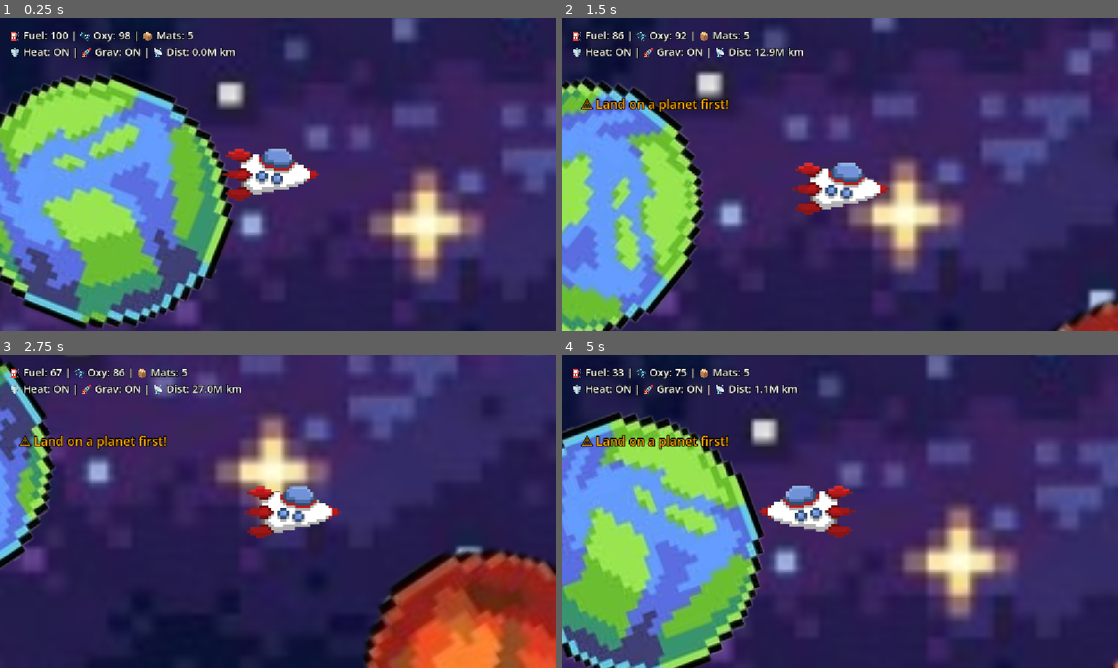
Above: before the commit, frames 1-4 (two rows, left to right).
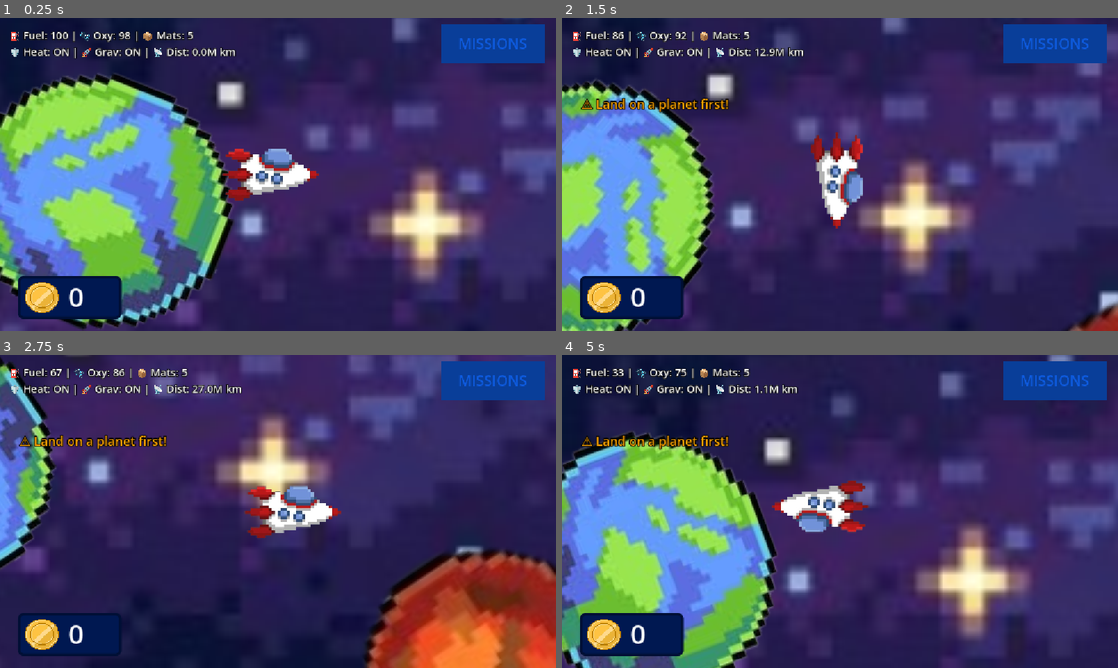
Above: after the commit, the same moments.

Repository: semvgo/nasa-project
Game: Godot game, scene res://espacio inicio.tscn
The game is run twice, just before and just after one commit, with the same random seed, the same clock (stepped at 60 frames per second) and the same inputs. Before the commit the project has no main scene; this scene is started directly in both runs.
Inputs:
- Up to frame 1 (0.25 s): no input
- Up to frame 2 (1.5 s): tap Enter (ui_accept) at 0.5, 0.77, 1.07 s; hold D 0.53-1.28 s; hold C 0.53-1.28 s; tap Space (ui_select) at 0.6 s; hold S from 1.28 s (still down); tap C at 1.35 s
- Up to frame 3 (2.75 s): tap Enter (ui_accept) at 1.52, 1.55, 1.82, 2.1 s; release S at 2.03 s; hold D from 2.03 s (still down); tap Space (ui_select) at 2.3 s
- Up to frame 4 (5 s): release D at 2.78 s; hold W 2.78-3.53 s; tap Space (ui_select) at 2.85, 4.55 s; tap Enter (ui_accept) at 3.02, 3.32, 3.77, 3.8, 4.07, 4.52, 4.82 s; tap C at 3.05 s; hold C 3.53-4.28 s; hold A from 3.53 s (still down); tap R at 4.35 s

The runs differ from the first frame. In frame 1, 4.9% of the frame differs, in the area x 3-98%, y 2-97%; in frame 2, 24%; in frame 3, 5.1%; in frame 4, 38%, in the area x 0-100%, y 0-100%.
Error after the commit: Invalid access to property or key 'pressed' on a base object of type 'null instance'. (res://misiones.gd:4)

Commit message:
ffffffff

Diff:
--- a/espacio inicio.tscn
+++ b/espacio inicio.tscn
@@ -1,15 +1,16 @@
 [gd_scene format=3 uid="uid://8ns1g0142bjf"]
 
-[ext_resource type="Script" uid="uid://df7na5bg3dtay" path="res://global.gd" id="1_84ekw"]
 [ext_resource type="Texture2D" uid="uid://dexkih6rdl2hv" path="res://Captura de pantalla 2026-11-14 123957.png" id="1_eudrk"]
+[ext_resource type="Script" uid="uid://bt7kwkkiabukr" path="res://misiones.gd" id="1_xbd3h"]
 [ext_resource type="Texture2D" uid="uid://ddr26gmchbkyy" path="res://ca18a14b-2491-497e-aa3d-37bb11d17aa6-removebg-preview.png" id="2_aaghl"]
 [ext_resource type="Script" uid="uid://23f6aepkp7qb" path="res://tierra.gd" id="3_84ekw"]
 [ext_resource type="Texture2D" uid="uid://coufm3imbhxt5" path="res://Captura_de_pantalla_2026-11-14_130148-removebg-preview.png" id="4_xbd3h"]
 [ext_resource type="Texture2D" uid="uid://bdvkyfuujh4ej" path="res://Captura_de_pantalla_2026-11-14_130152-removebg-preview.png" id="5_csiac"]
 [ext_resource type="Texture2D" uid="uid://bc2e03yvkp40f" path="res://Captura_de_pantalla_2026-11-14_130155-removebg-preview.png" id="6_o64lj"]
 [ext_resource type="Texture2D" uid="uid://dkvq6pkelob3n" path="res://images-removebg-preview.png" id="7_1dmnw"]
-[ext_resource type="Script" uid="uid://br5tsyha71hv1" path="res://cohete.gd" id="8_ckb12"]
 [ext_resource type="Script" uid="uid://b6t1655b31tqm" path="res://jugador.gd" id="9_aaghl"]
+[ext_resource type="PackedScene" uid="uid://bvbqqhbucextk" path="res://monedas.tscn" id="10_84ekw"]
+[ext_resource type="PackedScene" uid="uid://dcqbiqanustmu" path="res://misiones.tscn" id="11_csiac"]
 
 [sub_resource type="CircleShape2D" id="CircleShape2D_5m0q7"]
 radius = 81.601845
@@ -27,7 +28,7 @@
 radius = 95.33633
 
 [node name="Node2D" type="Node2D" unique_id=1583194616]
-script = ExtResource("1_84ekw")
+script = ExtResource("1_xbd3h")
 
 [node name="espacio" type="Sprite2D" parent="." unique_id=135528357]
 position = Vector2(56, 15)
@@ -105,11 +106,14 @@
 text = "ATERRIZAJE presione enter
 "
 
+[node name="CollisionShape2D" type="CollisionShape2D" parent="jugador" unique_id=1514579472]
+position = Vector2(773.00006, -168)
+shape = SubResource("CircleShape2D_75x0k")
+
 [node name="Cohete" type="Sprite2D" parent="jugador" unique_id=2092753215]
 position = Vector2(739.99994, -195)
 scale = Vector2(1.3680001, 1.237)
 texture = ExtResource("7_1dmnw")
-script = ExtResource("8_ckb12")
 
 [node name="Camera2D" type="Camera2D" parent="jugador/Cohete" unique_id=72322834]
 position = Vector2(19.736816, 32.33618)
@@ -118,6 +122,21 @@
 position_smoothing_enabled = true
 rotation_smoothing_enabled = true
 
-[node name="CollisionShape2D" type="CollisionShape2D" parent="jugador" unique_id=1514579472]
-position = Vector2(773.00006, -168)
-shape = SubResource("CircleShape2D_75x0k")
+[node name="CanvasLayer" type="CanvasLayer" parent="." unique_id=1672764826]
+script = ExtResource("1_xbd3h")
+
+[node name="monedas" parent="CanvasLayer" unique_id=1234667235 instance=ExtResource("10_84ekw")]
+offset_left = 131.0
+offset_top = 537.0
+offset_right = 131.0
+offset_bottom = 537.0
+scale = Vector2(1.112697, 1.0520697)
+pivot_offset = Vector2(831.60376, 48.18182)
+script = ExtResource("1_xbd3h")
+
+[node name="misiones" parent="CanvasLayer" unique_id=2020065519 instance=ExtResource("11_csiac")]
+offset_left = 912.99994
+offset_top = 12.000004
+offset_right = 913.0
+offset_bottom = 12.0
+scale = Vector2(0.6000004, 0.6)
--- a/jugador.gd
+++ b/jugador.gd
@@ -80,6 +80,8 @@
 	hud_ui.text = "⛽ Fuel: " + str(int(Global1.fuel)) + " | 🫧 Oxy: " + str(int(Global1.oxygen)) + " | 📦 Mats: " + str(Global1.materials) + "\n🛡️ Heat: " + h_st + " | 🚀 Grav: " + g_st + " | 📡 Dist: " + str(dist_mkm) + "M km"
 
 	if is_landed:
+		if (current_planet_name == "Tierra" or current_planet_name == "Earth") and Input.is_key_pressed(KEY_C):
+			get_tree().change_scene_to_file("res://interfazelegir cohete.tscn")
 		velocity = Vector2.ZERO
 		if Input.is_action_just_pressed("ui_select"):
 			if not landing_approved:
@@ -111,15 +113,16 @@
 	var dir = Vector2.ZERO
 	if Input.is_key_pressed(KEY_D):
 		dir.x += 1
-		$Cohete.flip_h = false
+		$Cohete.rotation_degrees = 0
 	if Input.is_key_pressed(KEY_A):
 		dir.x -= 1
-		$Cohete.flip_h = true
+		$Cohete.rotation_degrees = 180
 	if Input.is_key_pressed(KEY_W):
 		dir.y -= 1
+		$Cohete.rotation_degrees = -90
 	if Input.is_key_pressed(KEY_S):
 		dir.y += 1
-
+		$Cohete.rotation_degrees = 90
 	if dir != Vector2.ZERO:
 		Global1.fuel -= fuel_consumption * delta
 		velocity = dir.normalized() * movement_speed
@@ -141,6 +144,8 @@
 
 	if Input.is_action_just_pressed("ui_select"):
 		mostrar_msg("⚠️ Land on a planet first!", Color.ORANGE)
+		$"../misiones".global_position = global_position + Vector2(-500, -300)
+
 
 func revisar_planeta(key: String):
 	var has_h = Global1.has_heat_shield or Global1.escudo_calor
@@ -152,6 +157,8 @@
 		if ok_h and ok_g:
 			landing_approved = true
 			mostrar_msg("✅ LANDED ON " + d["name_en"].to_upper() + " (" + d["gravity"] + ")\n[SPACE]: Deliver | [ENTER]: Take Off (-" + str(d["escape_fuel"]) + " Fuel)", Color.GREEN)
+			if key == "Tierra" or key == "Earth":
+				message_ui.text += " | [C]: Change Ship"
 		else:
 			landing_approved = false
 			var miss = []
--- /dev/null
+++ b/monedas.tscn
@@ -0,0 +1,47 @@
+[gd_scene format=3 uid="uid://bvbqqhbucextk"]
+
+[ext_resource type="Texture2D" uid="uid://dtruk8dm4a3nc" path="res://monedita-removebg-preview.png" id="1_tkcbt"]
+
+[sub_resource type="StyleBoxFlat" id="StyleBoxFlat_aaghl"]
+bg_color = Color(0, 0.093933105, 0.31640625, 1)
+border_width_left = 5
+border_width_top = 5
+border_width_right = 5
+border_width_bottom = 5
+border_color = Color(0, 0.061462402, 0.20703125, 1)
+corner_radius_top_left = 10
+corner_radius_top_right = 10
+corner_radius_bottom_right = 10
+corner_radius_bottom_left = 10
+
+[node name="monedas" type="Control" unique_id=1234667235]
+layout_mode = 3
+anchors_preset = 15
+anchor_right = 1.0
+anchor_bottom = 1.0
+grow_horizontal = 2
+grow_vertical = 2
+
+[node name="Panel" type="Panel" parent="." unique_id=540027157]
+layout_mode = 0
+offset_right = 193.0
+offset_bottom = 85.0
+theme_override_styles/panel = SubResource("StyleBoxFlat_aaghl")
+
+[node name="TextureRect" type="TextureRect" parent="Panel" unique_id=119084125]
+layout_mode = 0
+offset_left = -10.0
+offset_top = -11.0
+offset_right = 100.0
+offset_bottom = 95.0
+texture = ExtResource("1_tkcbt")
+expand_mode = 1
+
+[node name="Label" type="Label" parent="Panel" unique_id=1021641644]
+layout_mode = 0
+offset_left = 94.0
+offset_top = 7.0
+offset_right = 174.0
+offset_bottom = 76.0
+theme_override_font_sizes/font_size = 50
+text = "0"
--- a/project.godot
+++ b/project.godot
@@ -11,6 +11,7 @@
 [application]
 
 config/name="Nasa project"
+run/main_scene="uid://8ns1g0142bjf"
 config/features=PackedStringArray("4.7", "Forward Plus")
 config/icon="res://icon.svg"
 
